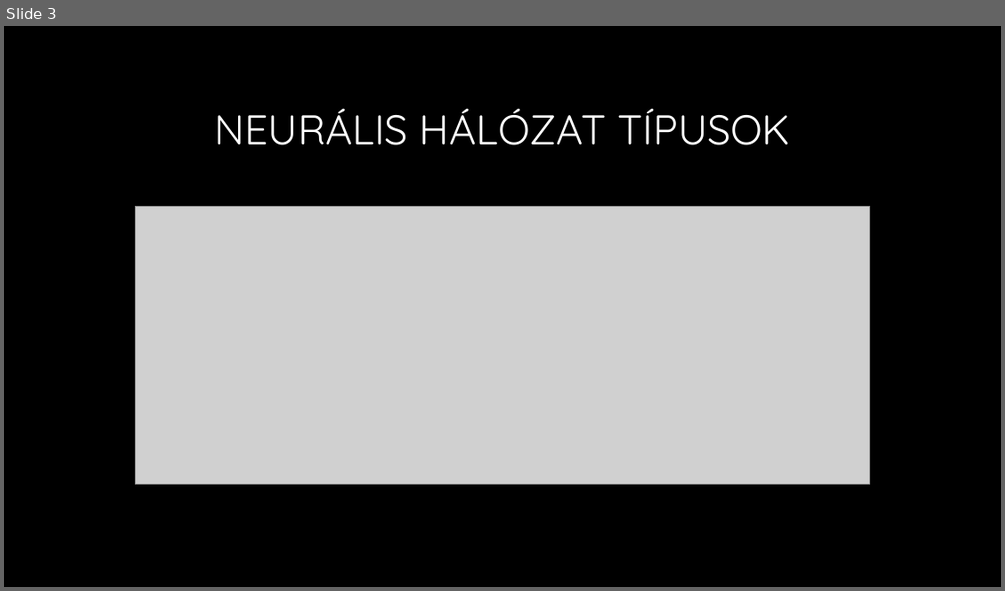
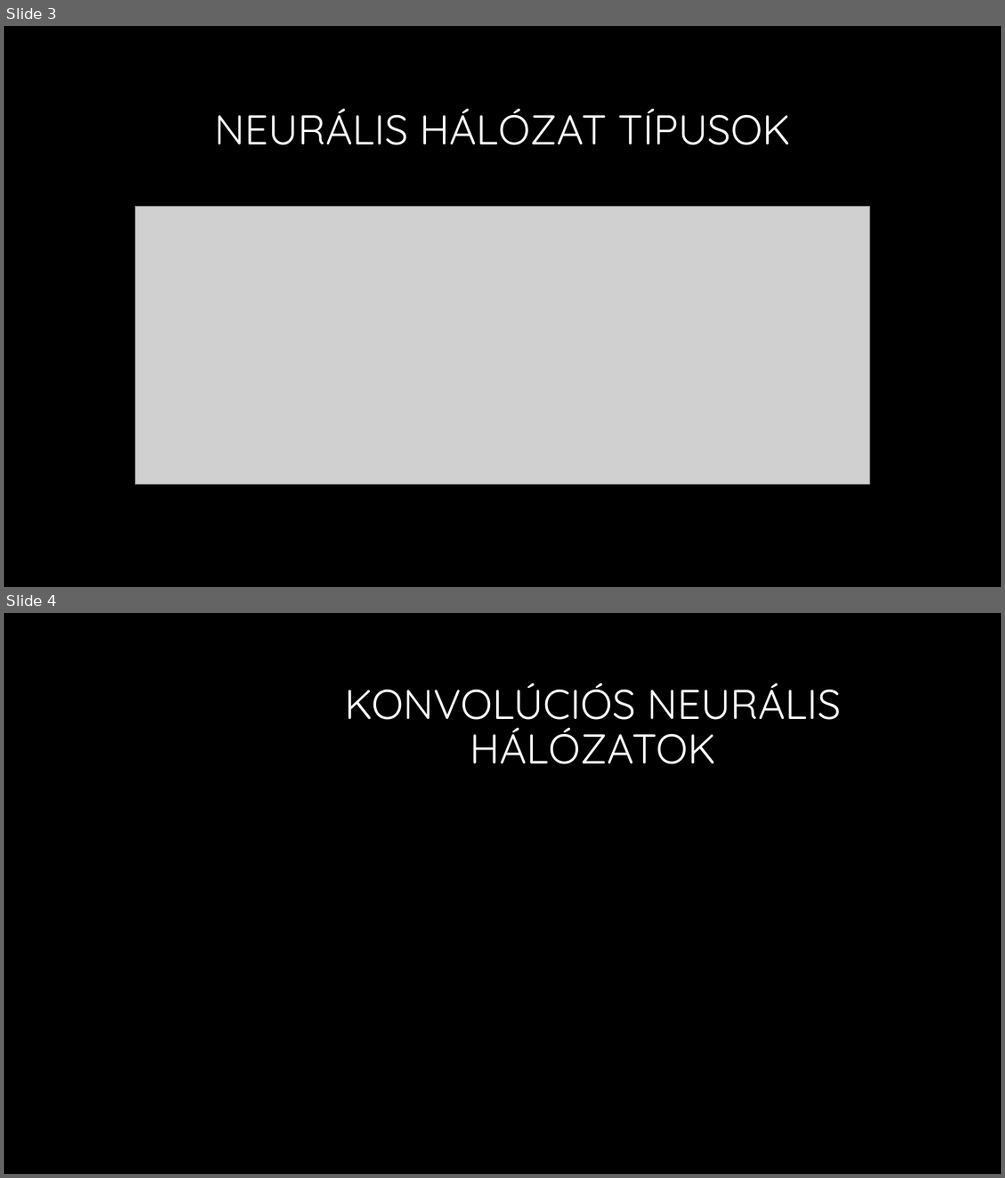
Before and after one commit to martontamas92/CNN, a slide deck: Konvolúciós neuronhálók.pptx. Shown one above the other, each under a label of ours: slide 3 before the commit, slides 3 and 4 after it. The pictures are 1005x591 and 1005x1178 pixels, drawn with LibreOffice and Linux fonts; fonts in the diff are those of the drawing; grey boxes stand for pictures; background and template pictures are left out. Boxes give left, top, right and bottom in pixels: in the first picture for what was removed or moved away, otherwise in the second. Text is boxed around its words. In the diff, an @@ line names an element or a change of style, - is before the commit and + after.

Commit message:
Konvolúciós eljárás

```diff
--- a/Konvolúciós neuronhálók.pptx
+++ b/Konvolúciós neuronhálók.pptx
@@ slide 4 added at bbox=[4, 613, 1001, 1174], background #000000 @@
@@ title added at bbox=[345, 682, 841, 764], 40 pt, text #FFFFFF @@
+KONVOLÚCIÓS NEURÁLIS HÁLÓZATOK
```
Also in this commit, not shown: 2 other slides added.
